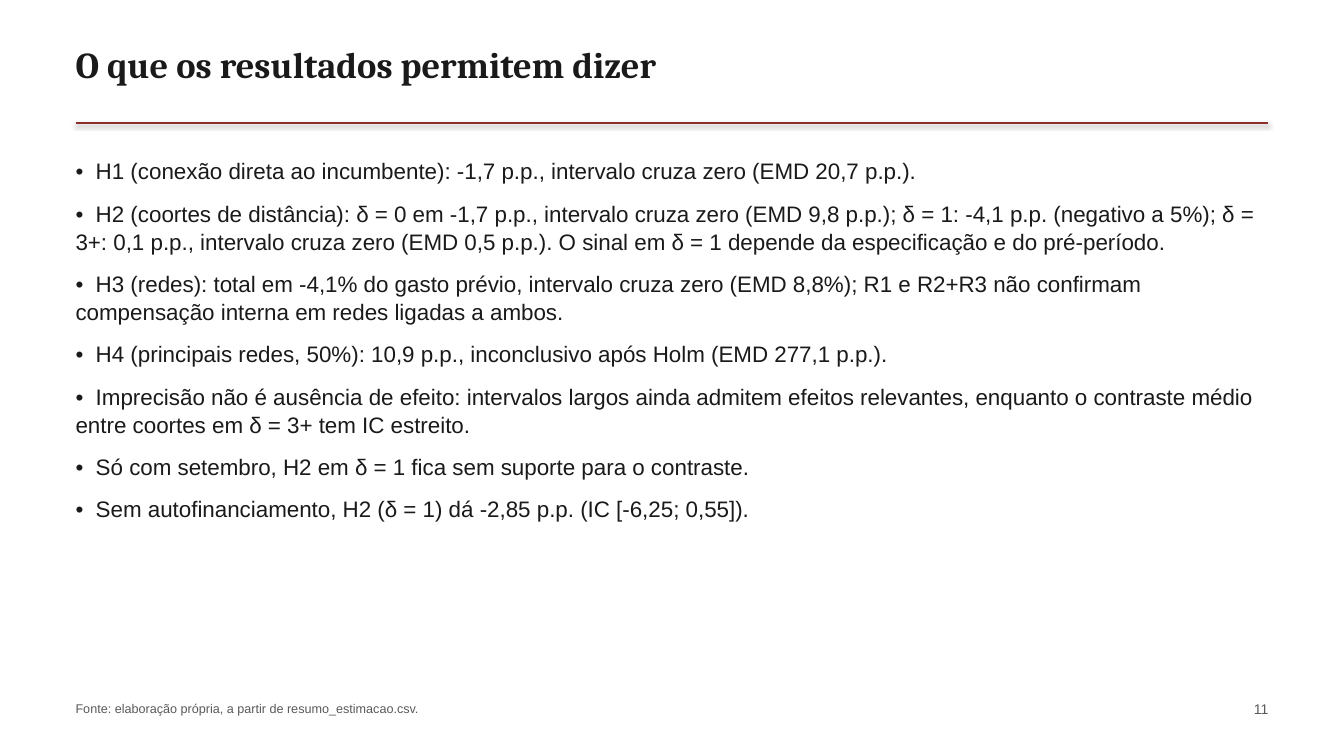
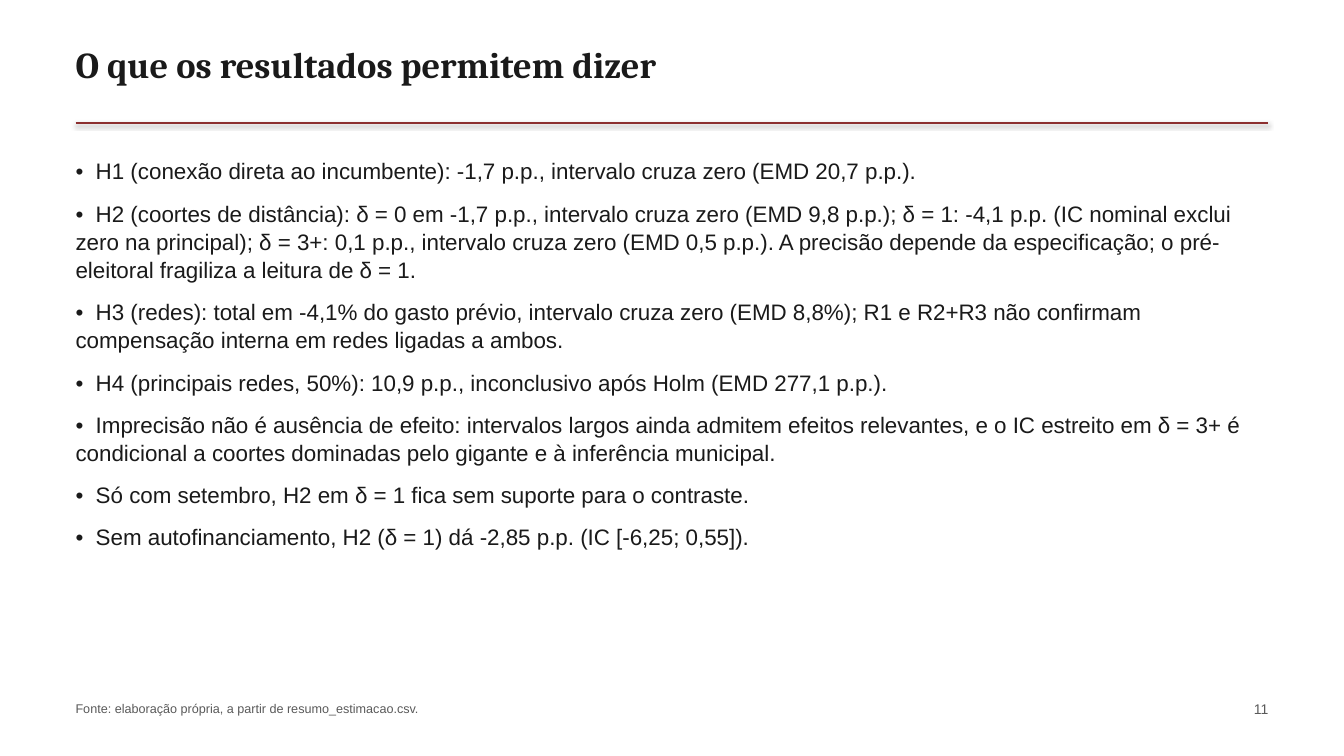
Before and after one commit to rafaelt0/redes-economicas-e-sociais-2, a slide deck: slide 11 of output/deck.pptx. Drawn at 1344x756 pixels with LibreOffice and Linux fonts; fonts in the diff are those of the drawing. Boxes give left, top, right and bottom in pixels: in the first picture for what was removed or moved away, otherwise in the second. Text is boxed around its words. In the diff, an @@ line names an element or a change of style, - is before the commit and + after.

Commit message:
docs: alinhar a entrega às auditorias e aos pareceres finais

```diff
--- a/output/deck.pptx
+++ b/output/deck.pptx
@@ text at box(76, 205, 1231, 283): text changed @@
-• H2 (coortes de distância): δ = 0 em -1,7 p.p., intervalo cruza zero (EMD 9,8 p.p.); δ = 1: -4,1 p.p. (negativo a 5%); δ = 3+: 0,1 p.p., intervalo cruza zero (EMD 0,5 p.p.). O sinal em δ = 1 depende da especificação e do pré-período.
+• H2 (coortes de distância): δ = 0 em -1,7 p.p., intervalo cruza zero (EMD 9,8 p.p.); δ = 1: -4,1 p.p. (IC nominal exclui zero na principal); δ = 3+: 0,1 p.p., intervalo cruza zero (EMD 0,5 p.p.). A precisão depende da especificação; o pré-eleitoral fragiliza a leitura de δ = 1.
@@ text at box(76, 416, 1239, 466): text changed @@
-• Imprecisão não é ausência de efeito: intervalos largos ainda admitem efeitos relevantes, enquanto o contraste médio entre coortes em δ = 3+ tem IC estreito.
+• Imprecisão não é ausência de efeito: intervalos largos ainda admitem efeitos relevantes, e o IC estreito em δ = 3+ é condicional a coortes dominadas pelo gigante e à inferência municipal.
```
Also in this commit, not shown: 9 other slides changed, 13 other files.
